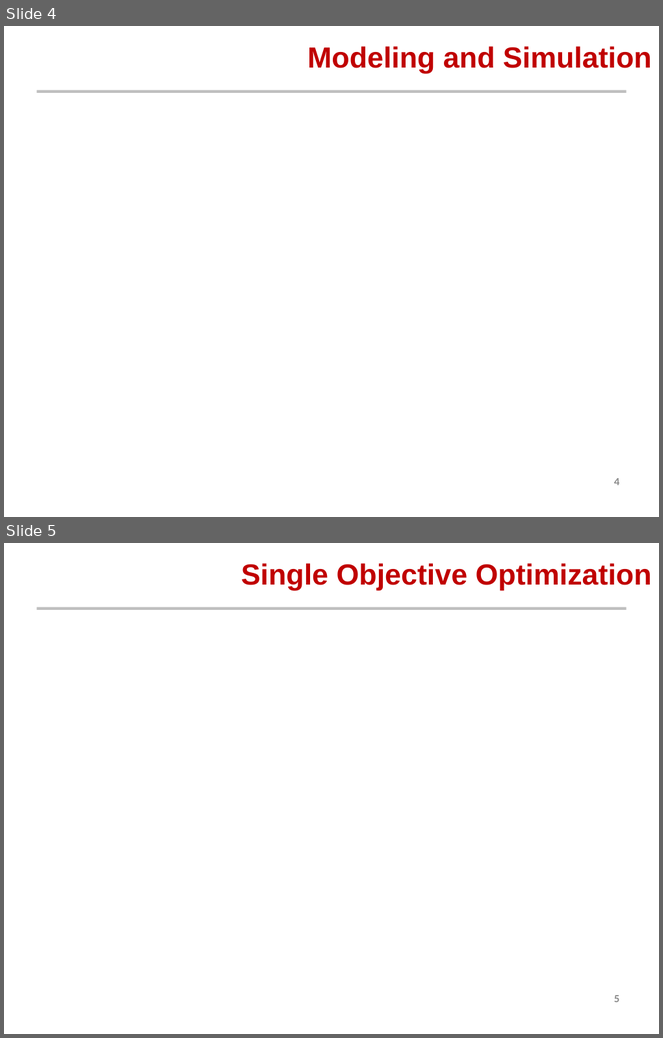
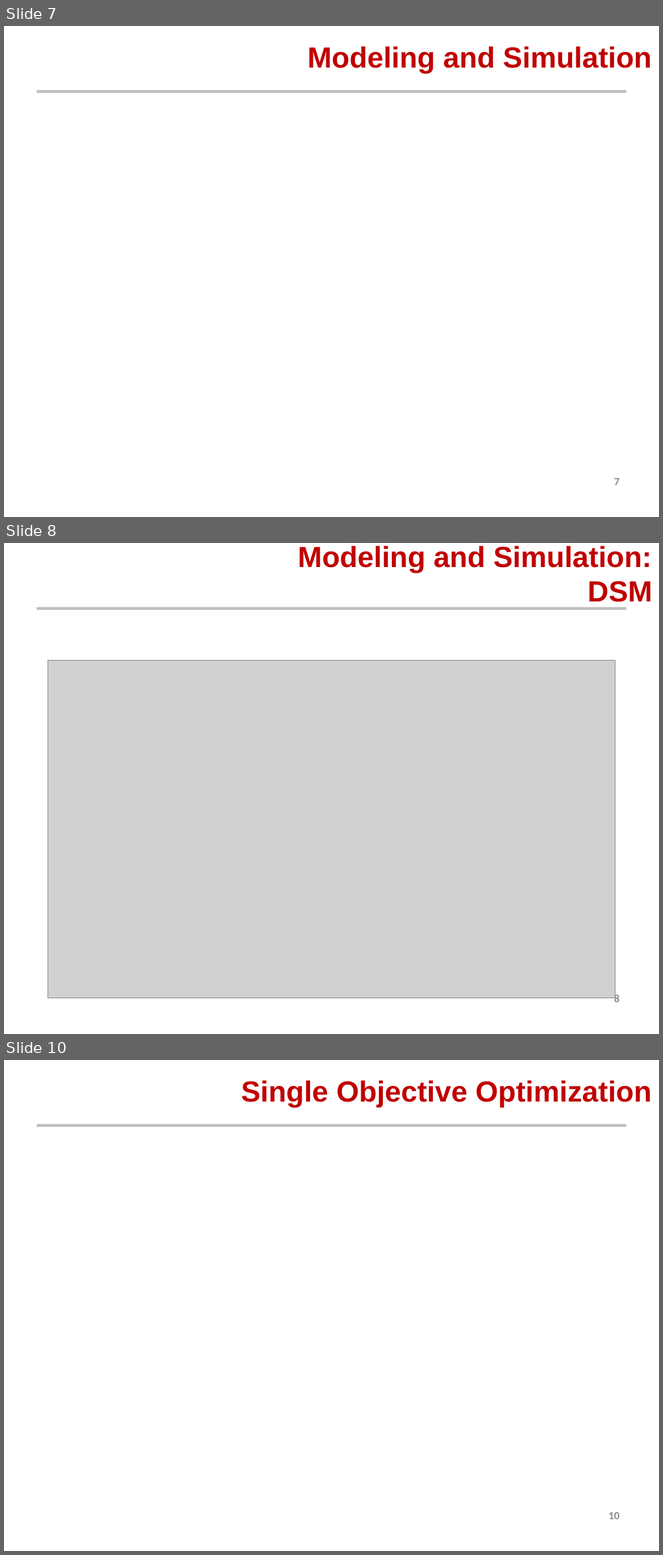
Before and after one commit to AeroSigma/Mars2040, a slide deck: MSDO/Assignment5/Mars 2040 Optimization Presentation.pptx. Shown one above the other, each under a label of ours: slides 4 and 5 before the commit, slides 7, 8 and 10 after it; the slides between them are not shown. The pictures are 663x1038 and 663x1555 pixels, drawn with LibreOffice and Linux fonts; fonts in the diff are those of the drawing; grey boxes stand for pictures; background and template pictures are left out. Boxes give left, top, right and bottom in pixels: in the first picture for what was removed or moved away, otherwise in the second. Text is boxed around its words. In the diff, an @@ line names an element or a change of style, - is before the commit and + after.

```diff
--- a/MSDO/Assignment5/Mars 2040 Optimization Presentation.pptx
+++ b/MSDO/Assignment5/Mars 2040 Optimization Presentation.pptx
@@ slide 8 added at (x1=4, y1=543, x2=659, y2=1034), background #FFFFFF; not listed: 1 template element that a slide beside it also shows @@
@@ title added at (x1=298, y1=546, x2=653, y2=602), 32 pt, text #C00000, bold @@
+Modeling and Simulation:
+DSM
@@ picture added at (x1=48, y1=660, x2=616, y2=999) @@
@@ page number added at (x1=614, y1=993, x2=620, y2=1003), 12 pt, text #8C8C8C, bold @@
+8
@@ what was slide 4 is now slide 7 @@
@@ page number at (x1=614, y1=478, x2=620, y2=486): text changed @@
-4
+7
@@ what was slide 5 is now slide 10 @@
@@ page number at (x1=608, y1=1512, x2=620, y2=1520): text changed @@
-5
+10
```
Also in this commit, not shown: 1 slide changed, 5 other slides added, 1 slide removed, 7 other files.
